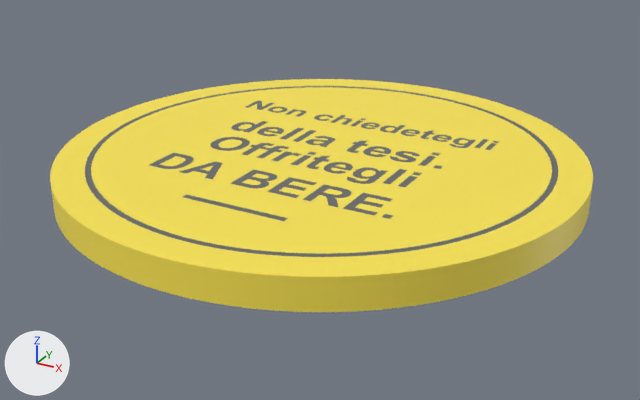
A saved change to the glTF model public/products/sottobicchiere-non-chiedete-tesi.glb.
Rendered twice from a camera (50 mm lens) standing at (0.0536, -0.0979, 0.0458) and looking at (0.0007, -0.0017, -0.0023). The axes (+X, +Y, +Z) are drawn at lower left. The lights are the same throughout. The picture after the commit comes second. Where no turn or scale is listed for an object, it has been applied to the vertices. Vertices at exactly the same position are counted once.

Before the edit, the objects in view are built like this:
```python
me_coaster_base = bpy.data.meshes.new('coaster_base')
me_coaster_base.from_pydata(...)  # 5330 vertices, 10656 faces; spans x -0.035..0.035, y -0.035..0.035, z 0.0..0.004
me_coaster_base.materials.append(mat_defaultmaterial)
me_coaster_ink = bpy.data.meshes.new('coaster_ink')
me_coaster_ink.from_pydata(...)  # 5010 vertices, 9904 faces; spans x -0.0308..0.0308, y -0.0308..0.0308, z 0.0034..0.004
me_coaster_ink.materials.append(mat_defaultmaterial_001)
ob_coaster_base = bpy.data.objects.new('coaster_base', me_coaster_base)
ob_coaster_base.location = (0.0, 0.0, 0.0)
ob_coaster_ink = bpy.data.objects.new('coaster_ink', me_coaster_ink)
ob_coaster_ink.location = (0.0, 0.0, 0.0)
```
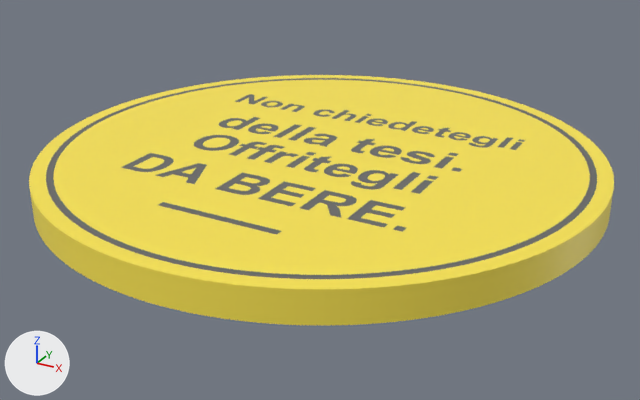
Location of each change, (x1, y1, x2, y2) in pixels of the pictures (640 x 400 px):
```json
{"object": "coaster_base", "change": "reshaped", "before": [50, 79, 593, 312], "after": [29, 75, 614, 325], "on screen": "8% wider, 7% taller"}
{"object": "coaster_ink", "change": "rescaled", "before": [85, 86, 558, 257], "after": [46, 78, 597, 279], "on screen": "16% wider, 17% taller"}
```

Edits to the scene script, one JSON object a line:
```json
{"block": "me_coaster_base", "where": "# used by ob_coaster_base; location = (0.0, 0.0, 0.0)"}
{"op": "remove", "block": "me_coaster_base", "code": "me_coaster_base.from_pydata(...)  # 5330 vertices, 10656 faces; spans x -0.035..0.035, y -0.035..0.035, z 0.0..0.004"}
{"op": "add", "block": "me_coaster_base", "code": "me_coaster_base.from_pydata(...)  # 5330 vertices, 10656 faces; spans x -0.0375..0.0375, y -0.0375..0.0375, z 0.0..0.004"}
{"block": "me_coaster_base", "change": "me_coaster_base part 1: 5330 of 5330 vertices moved; they spanned x -0.035..0.035, y -0.035..0.035, z 0.0..0.004 and now span x -0.0375..0.0375, y -0.0375..0.0375, z 0.0..0.004; mean shift (0.0001, 0.0004, 0.0)"}
{"block": "me_coaster_ink", "where": "# used by ob_coaster_ink; location = (0.0, 0.0, 0.0)"}
{"op": "remove", "block": "me_coaster_ink", "code": "me_coaster_ink.from_pydata(...)  # 5010 vertices, 9904 faces; spans x -0.0308..0.0308, y -0.0308..0.0308, z 0.0034..0.004"}
{"op": "add", "block": "me_coaster_ink", "code": "me_coaster_ink.from_pydata(...)  # 5010 vertices, 9904 faces; spans x -0.0355..0.0355, y -0.0355..0.0355, z 0.0034..0.004"}
{"block": "me_coaster_ink", "change": "me_coaster_ink part 2: the whole mesh is scaled about its middle by (1.15, 1.15, 1)"}
```
